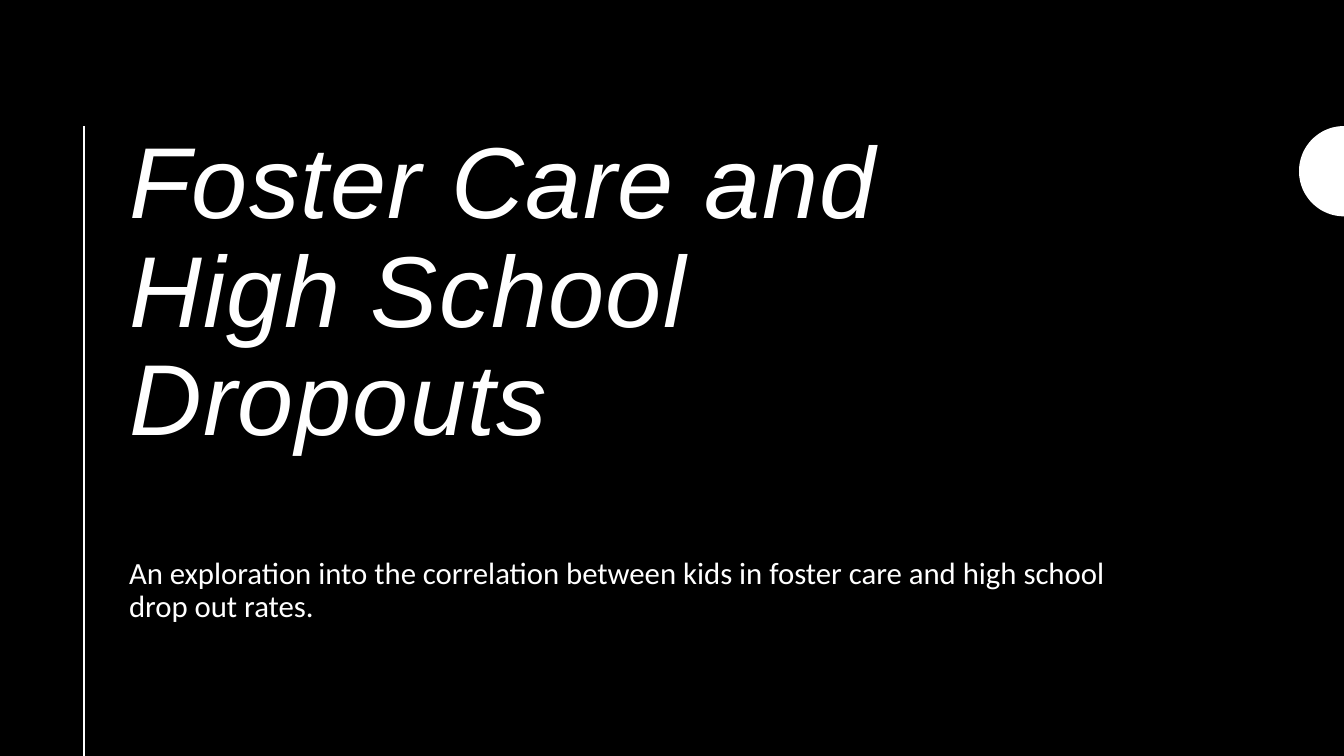
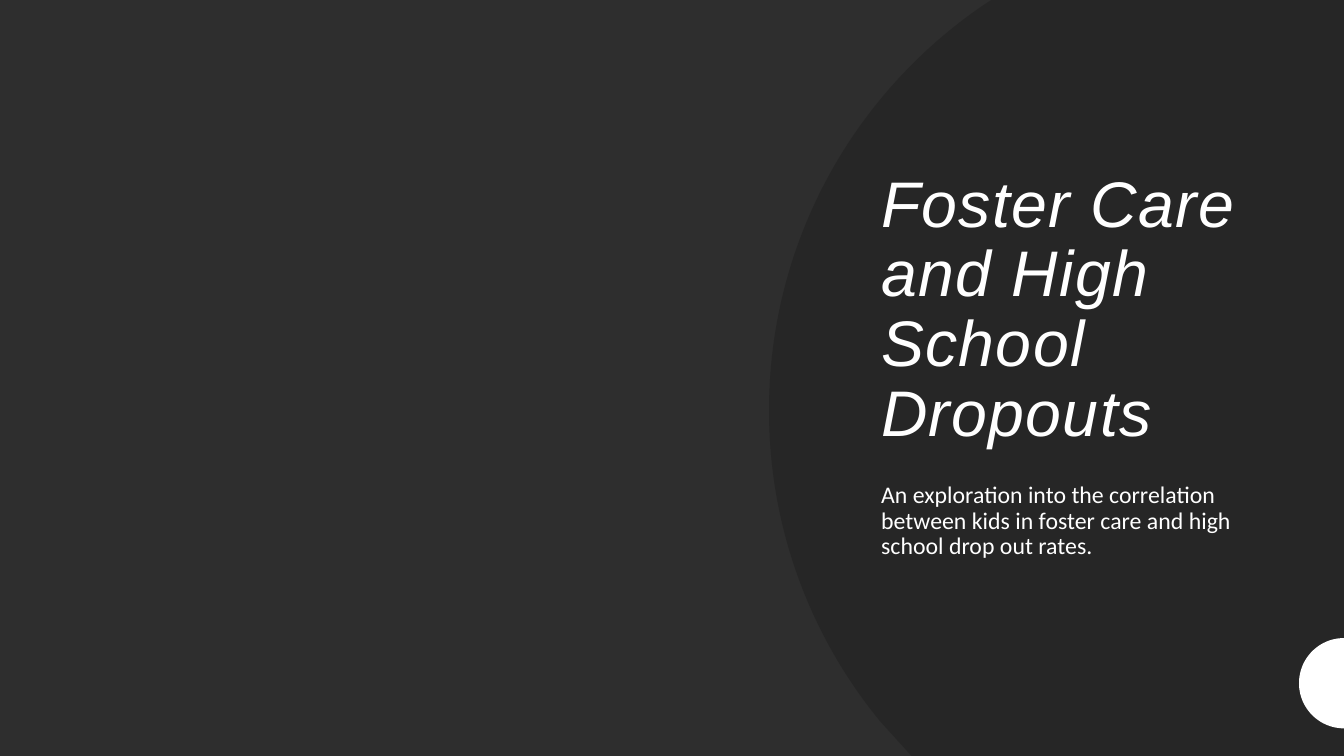
Before and after one commit to lordegraves/exploring_data_in_foster_care, a slide deck: slide 1 of Resources/Project1_Presentation.pptx. Drawn at 1344x756 pixels with LibreOffice and Linux fonts; fonts in the diff are those of the drawing; background and template pictures are left out. Boxes give left, top, right and bottom in pixels: in the first picture for what was removed or moved away, otherwise in the second. Text is boxed around its words. In the diff, an @@ line names an element or a change of style, - is before the commit and + after.

Commit message:
Made design changes to the PPT and added new charts

```diff
--- a/Resources/Project1_Presentation.pptx
+++ b/Resources/Project1_Presentation.pptx
@@ rectangle at (0,0,1344,756): fill #000000 to #2F2F2F @@
@@ freeform shape added at (769,0,1344,756), fill #262626 at 95% opacity @@
@@ line removed from (84, 126) to (84, 756) @@
@@ title "Foster Care and High School ...": place and size @@
-title "Foster Care and High School ..." at (129,145,876,454)
+title "Foster Care and High School ..." at (881,182,1234,448)
@@ title "Foster Care and High School ..." at (881,182,1234,448): size 72 to 46 pt; vertical alignment top to bottom @@
@@ subtitle "An exploration into the correlation ...": place and size @@
-subtitle "An exploration into the correlation ..." at (129,562,1105,622)
+subtitle "An exploration into the correlation ..." at (881,486,1231,558)
@@ subtitle "An exploration into the correlation ..." at (881,486,1231,558): size 22 to 17 pt @@
@@ freeform shape: place and size @@
-freeform shape at (1300,126,1344,217)
+freeform shape at (1300,638,1344,729)
```
Also in this commit, not shown: 8 other slides changed.
